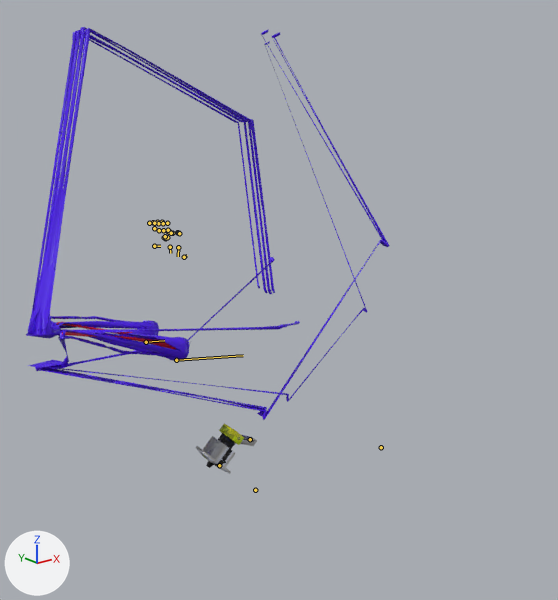
The FBX model Badass_Upgrade/UNITY/Assets/Models/GrupoA/Player/weapon1.fbx as it was, and as the next commit left it.
Both versions are drawn from a 50 mm camera at (-0.1119, -0.167, 0.1132) aimed at (0.0168, -0.006, 0.0488). Lighting does not change. The marker at lower left points along +X, +Y and +Z. Both versions are drawn at frame 425 of the action 'Armature_001Action_001'; the numbers are the values there. The bones that bend it are drawn over the model as lines.

The first picture shows 'Cube_005', 'Gun', 'RArm'.
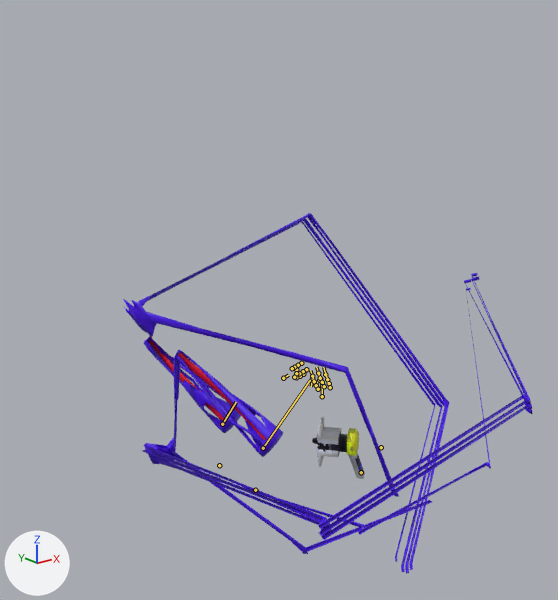
Where the change shows, as pixel boxes [x1, y1, x2, y2] in the pictures (558 x 600 px):
'Cube_005', posed (19% wider, 14% taller)
    before: [26, 27, 300, 343]
    after: [123, 213, 449, 574]
'RArm', posed (8% wider, 28% shorter)
    before: [28, 30, 389, 420]
    after: [143, 273, 533, 554]
'Gun', posed (13% narrower, 21% taller)
    before: [196, 423, 257, 474]
    after: [312, 417, 365, 479]
bone 'Bone', root to tip
    before: (250, 439) to (250, 439)
    after: (361, 472) to (361, 472)
bone 'Bone_0', root to tip
    before: (176, 360) to (243, 355)
    after: (263, 448) to (311, 378)
bone 'Bone_1', root to tip
    before: (146, 342) to (164, 340)
    after: (222, 424) to (236, 402)

Diff of the bpy script that builds the scene:
```diff
--- a/Badass_Upgrade/UNITY/Assets/Models/GrupoA/Player/weapon1.fbx.py
+++ b/Badass_Upgrade/UNITY/Assets/Models/GrupoA/Player/weapon1.fbx.py
@@ bone_bone @@
 bone_bone = bpy.data.objects['Armature'].pose.bones['Bone']  # child of 'Armature_001'
-bone_bone.location = (-1.121, 3.48, -2.02)
-bone_bone.rotation_quaternion = (0.644, 0.497, 0.493, 0.309)  # degrees (89, 19, 70)
+bone_bone.location = (-0.622, 1.982, 1.171)
+bone_bone.rotation_quaternion = (0.943, 0.291, 0.16, 0.015)  # degrees (35, 17, 7)
@@ bone_bone_0 @@
 bone_bone_0 = bpy.data.objects['Armature'].pose.bones['Bone_0']  # child of 'Armature'
-bone_bone_0.location = (-1.121, 3.48, -2.02)
-bone_bone_0.rotation_quaternion = (0.644, 0.497, 0.493, 0.309)  # degrees (89, 19, 70)
+bone_bone_0.location = (-0.622, 1.982, 1.171)
+bone_bone_0.rotation_quaternion = (0.943, 0.291, 0.16, 0.015)  # degrees (35, 17, 7)
@@ bone_bone_1 @@
 bone_bone_1 = bpy.data.objects['Armature'].pose.bones['Bone_1']  # child of 'Armature_002'
-bone_bone_1.location = (-1.121, 3.48, -2.02)
-bone_bone_1.rotation_quaternion = (0.644, 0.497, 0.493, 0.309)  # degrees (89, 19, 70)
+bone_bone_1.location = (-0.622, 1.982, 1.171)
+bone_bone_1.rotation_quaternion = (0.943, 0.291, 0.16, 0.015)  # degrees (35, 17, 7)
```
